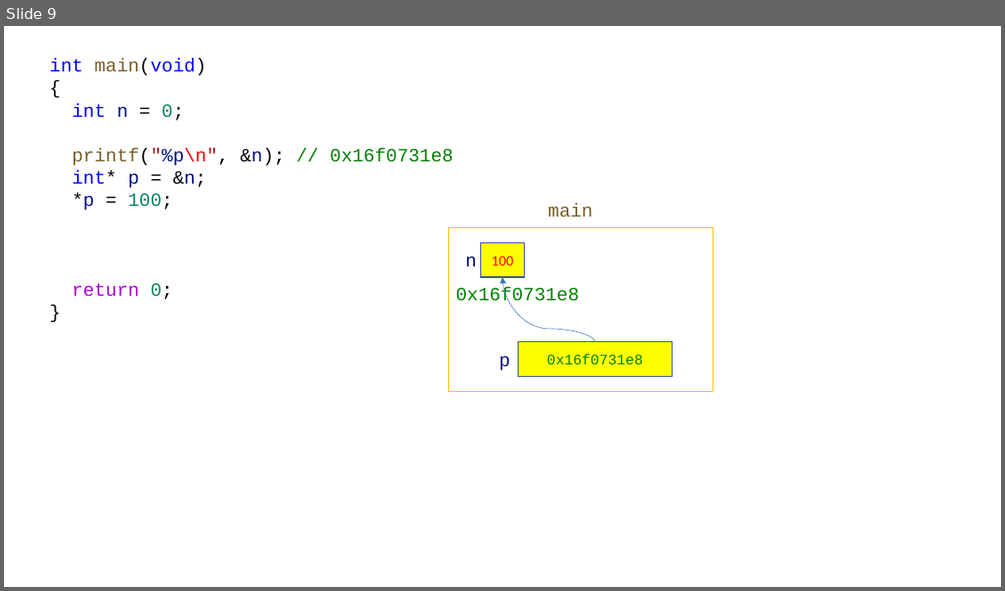
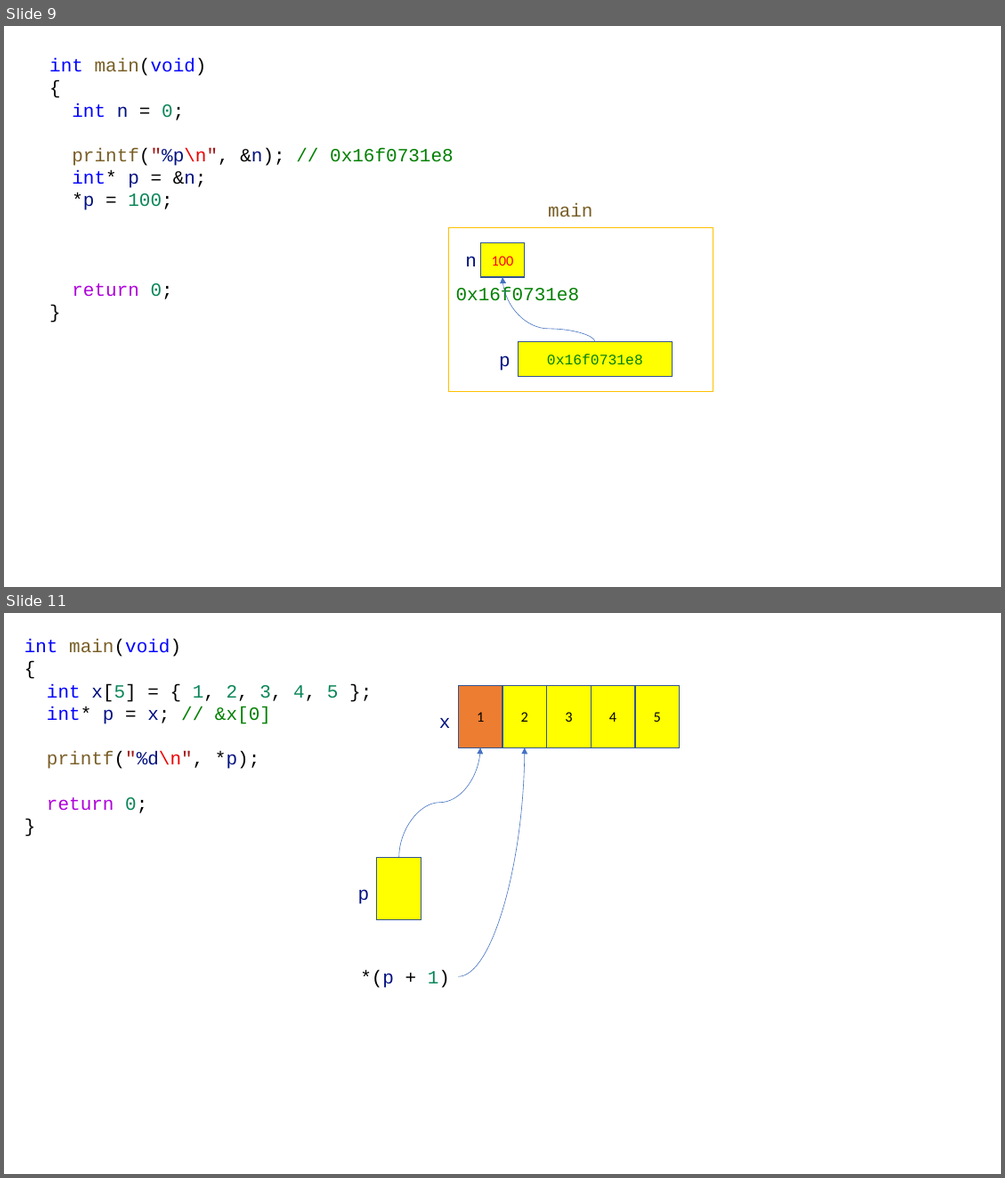
Before and after one commit to yoondev-classroom/hyundai_220510, a slide deck: 220510.pptx. Shown one above the other, each under a label of ours: slide 9 before the commit, slides 9 and 11 after it; the slides between them are not shown. The pictures are 1005x591 and 1005x1178 pixels, drawn with LibreOffice and Linux fonts; fonts in the diff are those of the drawing. Boxes give left, top, right and bottom in pixels: in the first picture for what was removed or moved away, otherwise in the second. Text is boxed around its words. In the diff, an @@ line names an element or a change of style, - is before the commit and + after.

```diff
--- a/220510.pptx
+++ b/220510.pptx
@@ slide 11 added at <box>4,613,1001,1174</box>, background #FFFFFF @@
@@ text added at <box>24,639,339,813</box>, 18 pt, text #000000 @@
+int main(void)
+{
+int x[5] = { 1, 2, 3, 4, 5 };
+int* p = x; // &x[0]
+printf("%d\n", *p);
+return 0;
+}
@@ rectangle added at <box>459,686,502,748</box>, fill #ED7D31, outline #325491 1 pt, 14 pt, text #000000 @@
+1
@@ rectangle added at <box>502,686,547,748</box>, fill #FFFF00, outline #325491 1 pt, 14 pt, text #000000 @@
+2
@@ rectangle added at <box>547,686,591,748</box>, fill #FFFF00, outline #325491 1 pt, 14 pt, text #000000 @@
+3
@@ rectangle added at <box>591,686,635,748</box>, fill #FFFF00, outline #325491 1 pt, 14 pt, text #000000 @@
+4
@@ rectangle added at <box>635,686,680,748</box>, fill #FFFF00, outline #325491 1 pt, 14 pt, text #000000 @@
+5
@@ text added at <box>439,718,451,728</box>, 18 pt, text #001080 @@
+x
@@ curved arrow added from (399, 857) to (480, 747), #4472C4 0.5 pt @@
@@ curved arrow added from (459, 976) to (525, 747), #4472C4 0.5 pt @@
@@ rectangle added at <box>377,857,421,919</box>, fill #FFFF00, outline #325491 1 pt @@
@@ text added at <box>358,889,370,904</box>, 18 pt, text #001080 @@
+p
@@ text added at <box>360,970,450,988</box>, 18 pt, text #000000 @@
+*(p + 1)
```
Also in this commit, not shown: 1 other slide added, 2 other files.
